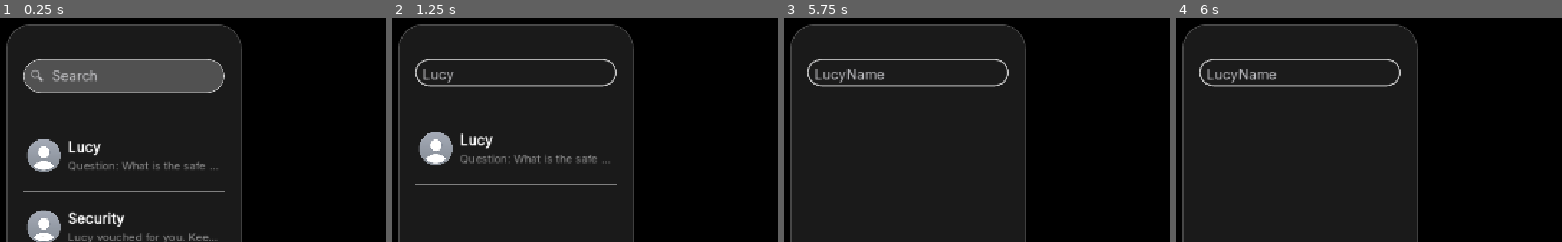
Above: before the commit, frames 1-4 (left to right).
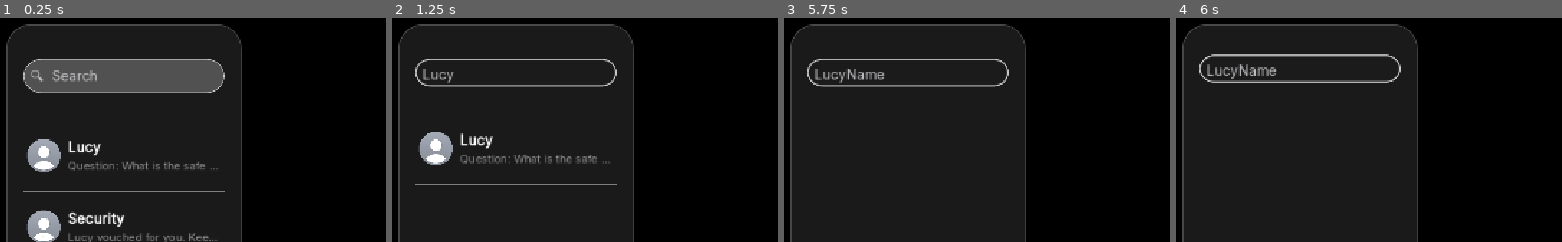
Above: after the commit, the same moments.

Repository: josephsmithberger/copy-paste-interrogate
Game: Godot game, scene res://scenes/main_window.tscn
Two runs of this game, one before a commit and one after it. Both use one fixed random seed, a clock stepped at 60 frames per second and the inputs below.
Inputs (mouse positions are % of the whole screen's width and height, from its top left):
- Up to frame 1 (0.25 s): no input
- Up to frame 2 (1.25 s): click (16, 13) at 0.52 s; type "Lucy" at 0.6 s
- Up to frame 3 (5.75 s): type "Name" at 1.25 s; tap Enter at 2, 3.5, 5 s; move the mouse to (74, 45) at 2.02 s; click (74, 45) at 2.17 s; tap Space at 2.75, 4.25 s; drag from (31, 55) to (46, 70) at 2.77 s; move the mouse to (62, 28) at 3.52 s; click (62, 28) at 3.67 s; drag from (46, 70) to (21, 35) at 4.27 s; move the mouse to (83, 65) at 5.02 s; click (83, 65) at 5.17 s
- Up to frame 4 (6 s): tap Space at 5.75 s; drag from (21, 35) to (36, 25) at 5.77 s
The pictures show only the part of the screen within x 0-50%, y 0-50%; the shares and areas given below are measured in that part.

Frames 1-3 are identical in both runs. In frame 4, 2.8% of the frame differs, in the area x 5-59%, y 16-31%.

Commit message:
scroll

Diff:
--- a/scenes/main_window.tscn
+++ b/scenes/main_window.tscn
@@ -9,6 +9,7 @@
 [ext_resource type="Texture2D" uid="uid://drxt0u0y3y1t5" path="res://assets/ui/symbols/Untitled-1.png" id="5_exmdq"]
 [ext_resource type="PackedScene" uid="uid://bi85ytusv3o3r" path="res://scenes/error_notification.tscn" id="6_k1aoa"]
 [ext_resource type="PackedScene" uid="uid://d4flp81kuwska" path="res://scenes/notification.tscn" id="9_c4u0h"]
+[ext_resource type="Script" uid="uid://chkas7saci2s5" path="res://scripts/ui/bouncy_scroll_container.gd" id="10_bounce"]
 
 [sub_resource type="StyleBoxFlat" id="StyleBoxFlat_pp484"]
 content_margin_left = 25.0
@@ -121,6 +122,9 @@
 layout_mode = 2
 follow_focus = true
 horizontal_scroll_mode = 0
+script = ExtResource("10_bounce")
+spring_damping = 12.0
+content_stretch = 0.08
 
 [node name="Chatlist" type="VBoxContainer" parent="MarginContainer/HSplitContainer/PanelContainer/ScrollContainer"]
 layout_mode = 2
@@ -166,6 +170,12 @@
 layout_mode = 2
 follow_focus = true
 horizontal_scroll_mode = 0
+script = ExtResource("10_bounce")
+max_overshoot = 240.0
+drag_resistance = 0.7000000000000001
+spring_stiffness = 120.0
+spring_damping = 12.0
+direction_change_boost = 0.8
 
 [node name="VBoxContainer" type="VBoxContainer" parent="MarginContainer/HSplitContainer/ChatView/ScrollContainer"]
 layout_mode = 2
--- /dev/null
+++ b/scripts/ui/bouncy_scroll_container.gd
@@ -0,0 +1,439 @@
+extends ScrollContainer
+class_name BouncyScrollContainer
+
+## A lightweight, iMessage-inspired spring scroll that adds a subtle bounce at the edges.
+## Attach to any ScrollContainer that should feel elastic without heavy tweens.
+
+@export var enable_vertical: bool = true
+@export var enable_horizontal: bool = false
+@export_range(16.0, 240.0, 1.0) var max_overshoot: float = 84.0
+@export_range(0.05, 1.0, 0.01) var drag_resistance: float = 0.32
+@export_range(120.0, 1200.0, 10.0) var spring_stiffness: float = 620.0
+@export_range(12.0, 160.0, 1.0) var spring_damping: float = 46.0
+@export_range(0.0, 0.08, 0.005) var content_stretch: float = 0.032
+@export var wave_max_children: int = 5
+@export_range(0.1, 0.95, 0.05) var wave_falloff: float = 0.6
+@export_range(0.0, 0.12, 0.005) var wave_strength: float = 0.045
+@export_range(0.0, 120.0, 0.5) var snap_threshold: float = 24.0
+@export_range(0.0, 0.08, 0.005) var in_bounds_stretch: float = 0.018
+@export_range(0.0, 0.08, 0.005) var in_bounds_wave_strength: float = 0.028
+@export_range(120.0, 2400.0, 10.0) var in_bounds_velocity_reference: float = 760.0
+@export_range(0.0, 0.8, 0.05) var direction_change_boost: float = 0.35
+
+const SPEED_SMOOTHING := 16.0
+const DIRECTION_BOOST_DECAY := 3.8
+
+const WHEEL_STEP := 48.0
+
+var _content: Control
+var _content_base_scale: Vector2 = Vector2.ONE
+var _overscroll_v: float = 0.0
+var _overscroll_h: float = 0.0
+var _velocity_v: float = 0.0
+var _velocity_h: float = 0.0
+var _dragging: bool = false
+var _drag_pointer_index: int = -1
+var _last_pointer_pos: Vector2 = Vector2.ZERO
+var _last_drag_time_v: float = 0.0
+var _last_drag_time_h: float = 0.0
+var _child_base_scales: Dictionary = {}
+var _snap_tween_v: Tween
+var _snap_tween_h: Tween
+var _snap_active_v: bool = false
+var _snap_active_h: bool = false
+var _last_scroll_position_v: float = 0.0
+var _smoothed_scroll_speed_v: float = 0.0
+var _last_scroll_direction_v: int = 0
+var _direction_boost_v: float = 0.0
+
+func _ready() -> void:
+	set_physics_process(true)
+	call_deferred("_ensure_content_ready")
+	_connect_scrollbars()
+	_capture_initial_scroll_positions()
+
+func _ensure_content_ready() -> void:
+	if get_child_count() == 0:
+		return
+	_content = get_child(0) as Control
+	if _content == null:
+		return
+	_content_base_scale = _content.scale
+	_child_base_scales.clear()
+	for child in _content.get_children():
+		_cache_child_scale(child)
+	if not _content.is_connected("child_entered_tree", Callable(self, "_on_content_child_entered")):
+		_content.child_entered_tree.connect(Callable(self, "_on_content_child_entered"))
+	if not _content.is_connected("child_exiting_tree", Callable(self, "_on_content_child_exiting")):
+		_content.child_exiting_tree.connect(Callable(self, "_on_content_child_exiting"))
+	_apply_offsets()
+
+func _cache_child_scale(node: Node) -> void:
+	if node is Control:
+		var ctrl := node as Control
+		_child_base_scales[ctrl] = ctrl.scale
+		if not ctrl.is_connected("tree_exiting", Callable(self, "_on_child_tree_exiting")):
+			ctrl.tree_exiting.connect(Callable(self, "_on_child_tree_exiting").bind(ctrl))
+
+func _on_content_child_entered(child: Node) -> void:
+	_cache_child_scale(child)
+	_apply_offsets()
+
+func _on_content_child_exiting(child: Node) -> void:
+	if child in _child_base_scales:
+		_child_base_scales.erase(child)
+	_apply_offsets()
+
+func _on_child_tree_exiting(ctrl: Control) -> void:
+	if ctrl in _child_base_scales:
+		_child_base_scales.erase(ctrl)
+
+func _connect_scrollbars() -> void:
+	var vbar := get_v_scroll_bar()
+	if vbar and not vbar.is_connected("value_changed", Callable(self, "_on_scrollbar_changed")):
+		vbar.value_changed.connect(Callable(self, "_on_scrollbar_changed"))
+	var hbar := get_h_scroll_bar()
+	if hbar and not hbar.is_connected("value_changed", Callable(self, "_on_scrollbar_changed")):
+		hbar.value_changed.connect(Callable(self, "_on_scrollbar_changed"))
+
+func _on_scrollbar_changed(_value: float) -> void:
+	_apply_offsets()
+
+func _physics_process(delta: float) -> void:
+	if not is_instance_valid(_content):
+		return
+	_update_scroll_metrics(delta)
+	if not _dragging:
+		var return_rate := 1.0 - exp(-spring_damping * delta)
+		if enable_vertical and not _snap_active_v and absf(_overscroll_v) > 0.01:
+			_overscroll_v = lerpf(_overscroll_v, 0.0, return_rate)
+			_velocity_v = 0.0
+		if enable_horizontal and not _snap_active_h and absf(_overscroll_h) > 0.01:
+			_overscroll_h = lerpf(_overscroll_h, 0.0, return_rate)
+			_velocity_h = 0.0
+	_apply_offsets()
+
+func _gui_input(event: InputEvent) -> void:
+	if event is InputEventMouseButton:
+		var mouse_event := event as InputEventMouseButton
+		if mouse_event.button_index == MOUSE_BUTTON_LEFT:
+			if mouse_event.pressed:
+				_start_drag(mouse_event.position, mouse_event.device)
+				accept_event()
+				return
+			else:
+				_end_drag()
+				accept_event()
+				return
+		elif mouse_event.pressed and mouse_event.button_index in [MOUSE_BUTTON_WHEEL_UP, MOUSE_BUTTON_WHEEL_DOWN, MOUSE_BUTTON_WHEEL_LEFT, MOUSE_BUTTON_WHEEL_RIGHT]:
+			var wheel_handled := _handle_mouse_wheel(mouse_event)
+			if wheel_handled:
+				accept_event()
+			return
+	elif event is InputEventMouseMotion and _dragging:
+		var motion := event as InputEventMouseMotion
+		_handle_pointer_delta(motion.position - _last_pointer_pos)
+		_last_pointer_pos = motion.position
+		accept_event()
+		return
+	elif event is InputEventPanGesture:
+		var pan := event as InputEventPanGesture
+		var handled := _handle_pan_delta(-pan.delta)
+		if handled:
+			accept_event()
+			return
+
+func _start_drag(pointer_position: Vector2, pointer_index: int) -> void:
+	_dragging = true
+	_drag_pointer_index = pointer_index
+	_last_pointer_pos = pointer_position
+	_last_drag_time_v = Time.get_ticks_msec() / 1000.0
+	_last_drag_time_h = _last_drag_time_v
+	_cancel_snapback(true)
+	_cancel_snapback(false)
+	_velocity_v = 0.0
+	_velocity_h = 0.0
+
+func _end_drag() -> void:
+	_dragging = false
+	_drag_pointer_index = -1
+	_begin_snapback(true)
+	_begin_snapback(false)
+
+func _handle_pointer_delta(delta: Vector2) -> void:
+	var handled := false
+	if enable_vertical:
+		handled = _apply_axis_drag(delta.y, true) or handled
+	if enable_horizontal:
+		handled = _apply_axis_drag(delta.x, false) or handled
+	if not handled:
+		scroll_vertical -= int(delta.y)
+		scroll_horizontal -= int(delta.x)
+
+func _handle_pan_delta(delta: Vector2) -> bool:
+	var handled := false
+	if enable_vertical:
+		handled = _apply_axis_drag(delta.y, true) or handled
+	if enable_horizontal:
+		handled = _apply_axis_drag(delta.x, false) or handled
+	return handled
+
+func _handle_mouse_wheel(event: InputEventMouseButton) -> bool:
+	var step := WHEEL_STEP * maxf(1.0, absf(event.factor))
+	var handled := false
+	match event.button_index:
+		MOUSE_BUTTON_WHEEL_UP:
+			handled = _apply_axis_drag(step, true, false)
+		MOUSE_BUTTON_WHEEL_DOWN:
+			handled = _apply_axis_drag(-step, true, false)
+		MOUSE_BUTTON_WHEEL_LEFT:
+			handled = _apply_axis_drag(step, false, false)
+		MOUSE_BUTTON_WHEEL_RIGHT:
+			handled = _apply_axis_drag(-step, false, false)
+	return handled
+
+func _apply_axis_drag(delta: float, is_vertical: bool, update_velocity: bool = true) -> bool:
+	var bar: ScrollBar = null
+	if is_vertical:
+		bar = get_v_scroll_bar()
+	else:
+		bar = get_h_scroll_bar()
+	if bar == null:
+		return false
+	var prev_value: float = bar.value
+	var max_value: float = maxf(0.0, bar.max_value - bar.page)
+	var unclamped: float = prev_value - delta
+	var clamped: float = clampf(unclamped, 0.0, max_value)
+	bar.value = clamped
+	var consumed := absf(clamped - prev_value) > 0.05
+	if consumed:
+		if is_vertical:
+			# Blend any lingering overscroll back toward neutral while inside bounds.
+			_overscroll_v = lerpf(_overscroll_v, 0.0, 0.45)
+			if absf(_overscroll_v) < 0.1:
+				_overscroll_v = 0.0
+			_velocity_v = 0.0
+			_cancel_snapback(true)
+		else:
+			_overscroll_h = lerpf(_overscroll_h, 0.0, 0.45)
+			if absf(_overscroll_h) < 0.1:
+				_overscroll_h = 0.0
+			_velocity_h = 0.0
+			_cancel_snapback(false)
+		return true
+
+	# Edge pressure: convert drag delta into elastic offset with increasing resistance.
+	var current_overscroll := _overscroll_v if is_vertical else _overscroll_h
+	var normalized := 0.0
+	if max_overshoot > 0.0:
+		normalized = absf(current_overscroll) / max_overshoot
+	var resistance := 1.0 + normalized * 2.4
+	var applied := (delta * drag_resistance) / resistance
+	var next := current_overscroll + applied
+	next = _soft_limit(next, max_overshoot)
+	if update_velocity:
+		_update_drag_velocity(current_overscroll, next, is_vertical)
+	if is_vertical:
+		_overscroll_v = next
+	else:
+		_overscroll_h = next
+	return true
+
+func _update_drag_velocity(previous: float, current: float, is_vertical: bool) -> void:
+	var now := Time.get_ticks_msec() / 1000.0
+	var last := _last_drag_time_v if is_vertical else _last_drag_time_h
+	var dt := maxf(now - last, 0.0001)
+	var velocity := (current - previous) / dt
+	if is_vertical:
+		_velocity_v = velocity
+		_last_drag_time_v = now
+	else:
+		_velocity_h = velocity
+		_last_drag_time_h = now
+
+func _cancel_snapback(is_vertical: bool) -> void:
+	if is_vertical:
+		if _snap_tween_v and _snap_tween_v.is_running():
+			_snap_tween_v.kill()
+		_snap_tween_v = null
+		_snap_active_v = false
+	else:
+		if _snap_tween_h and _snap_tween_h.is_running():
+			_snap_tween_h.kill()
+		_snap_tween_h = null
+		_snap_active_h = false
+
+func _begin_snapback(is_vertical: bool) -> void:
+	if is_vertical:
+		if not enable_vertical:
+			return
+		var value := _overscroll_v
+		if absf(value) <= 0.01:
+			return
+		_cancel_snapback(true)
+		var magnitude: float = minf(absf(value), max_overshoot)
+		var normalized: float = clampf(magnitude / max_overshoot, 0.0, 1.0)
+		var duration: float = lerpf(0.18, 0.28, normalized)
+		var property := "_overscroll_v"
+		var overshoot_limit: float = maxf(snap_threshold, 0.001)
+		var overshoot_target: float = -signf(value) * minf(magnitude * 0.42, overshoot_limit)
+		var tween := create_tween()
+		tween.set_pause_mode(Tween.TWEEN_PAUSE_PROCESS)
+		if absf(overshoot_target) > 0.01:
+			tween.tween_property(self, property, overshoot_target, maxf(duration * 0.6, 0.1)).set_trans(Tween.TRANS_SINE).set_ease(Tween.EASE_OUT)
+			tween.tween_property(self, property, 0.0, maxf(duration * 0.55, 0.1)).set_trans(Tween.TRANS_CUBIC).set_ease(Tween.EASE_IN_OUT)
+		else:
+			tween.tween_property(self, property, 0.0, maxf(duration, 0.1)).set_trans(Tween.TRANS_SINE).set_ease(Tween.EASE_OUT)
+		_snap_tween_v = tween
+		_snap_active_v = true
+		_velocity_v = 0.0
+		_overscroll_v = value
+		_snap_tween_v.finished.connect(Callable(self, "_on_snap_finished").bind(true))
+	else:
+		if not enable_horizontal:
+			return
+		var value_h := _overscroll_h
+		if absf(value_h) <= 0.01:
+			return
+		_cancel_snapback(false)
+		var magnitude_h: float = minf(absf(value_h), max_overshoot)
+		var normalized_h: float = clampf(magnitude_h / max_overshoot, 0.0, 1.0)
+		var duration_h: float = lerpf(0.18, 0.28, normalized_h)
+		var property_h := "_overscroll_h"
+		var overshoot_limit_h: float = maxf(snap_threshold, 0.001)
+		var overshoot_target_h: float = -signf(value_h) * minf(magnitude_h * 0.42, overshoot_limit_h)
+		var tween_h := create_tween()
+		tween_h.set_pause_mode(Tween.TWEEN_PAUSE_PROCESS)
+		if absf(overshoot_target_h) > 0.01:
+			tween_h.tween_property(self, property_h, overshoot_target_h, maxf(duration_h * 0.6, 0.1)).set_trans(Tween.TRANS_SINE).set_ease(Tween.EASE_OUT)
+			tween_h.tween_property(self, property_h, 0.0, maxf(duration_h * 0.55, 0.1)).set_trans(Tween.TRANS_CUBIC).set_ease(Tween.EASE_IN_OUT)
+		else:
+			tween_h.tween_property(self, property_h, 0.0, maxf(duration_h, 0.1)).set_trans(Tween.TRANS_SINE).set_ease(Tween.EASE_OUT)
+		_snap_tween_h = tween_h
+		_snap_active_h = true
+		_velocity_h = 0.0
+		_overscroll_h = value_h
+		_snap_tween_h.finished.connect(Callable(self, "_on_snap_finished").bind(false))
+
+func _on_snap_finished(is_vertical: bool) -> void:
+	if is_vertical:
+		_snap_active_v = false
+		_snap_tween_v = null
+		_overscroll_v = 0.0
+		_velocity_v = 0.0
+	else:
+		_snap_active_h = false
+		_snap_tween_h = null
+		_overscroll_h = 0.0
+		_velocity_h = 0.0
+
+func _apply_offsets() -> void:
+	if _content == null:
+		return
+	# Base ScrollContainer offset (the internal scroll position) + elastic overshoot.
+	var base_offset := Vector2(-scroll_horizontal, -scroll_vertical)
+	var elastic_offset := Vector2(_overscroll_h, _overscroll_v)
+	_content.position = base_offset + elastic_offset
+	_apply_content_stretch()
+	_apply_child_wave()
+
+func _apply_content_stretch() -> void:
+	if _content == null:
+		return
+	var overscroll_amount := 0.0
+	if max_overshoot > 0.0:
+		overscroll_amount = clampf(absf(_overscroll_v) / max_overshoot, 0.0, 1.0)
+	var velocity_amount := clampf(absf(_smoothed_scroll_speed_v) / maxf(in_bounds_velocity_reference, 1.0), 0.0, 1.0)
+	velocity_amount = clampf(velocity_amount + _direction_boost_v, 0.0, 1.0)
+	var stretch_amount := (overscroll_amount * content_stretch) + (velocity_amount * in_bounds_stretch)
+	if stretch_amount <= 0.0005:
+		_content.scale = _content_base_scale
+		return
+	var direction := signf(_overscroll_v)
+	if absf(direction) < 0.01:
+		direction = -signf(_smoothed_scroll_speed_v)
+	if direction == 0.0 and _last_scroll_direction_v != 0:
+		direction = -float(_last_scroll_direction_v)
+	var stretch := clampf(1.0 + (stretch_amount * direction), 0.92, 1.08)
+	_content.pivot_offset = _content.size * 0.5
+	_content.scale = Vector2(_content_base_scale.x, _content_base_scale.y * stretch)
+
+func _apply_child_wave() -> void:
+	if _content == null:
+		_reset_child_wave()
+		return
+	var overscroll_amount := 0.0
+	if max_overshoot > 0.0:
+		overscroll_amount = clampf(absf(_overscroll_v) / max_overshoot, 0.0, 1.0)
+	var velocity_amount := clampf(absf(_smoothed_scroll_speed_v) / maxf(in_bounds_velocity_reference, 1.0), 0.0, 1.0)
+	velocity_amount = clampf(velocity_amount + _direction_boost_v, 0.0, 1.0)
+	var amplitude := (overscroll_amount * wave_strength) + (velocity_amount * in_bounds_wave_strength)
+	if amplitude <= 0.0005 or wave_max_children <= 0:
+		_reset_child_wave()
+		return
+	var direction := signf(_overscroll_v)
+	if absf(direction) < 0.01:
+		direction = -signf(_smoothed_scroll_speed_v)
+	if direction == 0.0 and _last_scroll_direction_v != 0:
+		direction = -float(_last_scroll_direction_v)
+	var applied := 0
+	for child in _content.get_children():
+		if not (child is Control):
+			continue
+		var ctrl := child as Control
+		var base_scale: Vector2 = _child_base_scales.get(ctrl, ctrl.scale)
+		if applied < wave_max_children:
+			var fall := pow(wave_falloff, float(applied))
+			var scale_factor := clampf(1.0 + (direction * amplitude * fall), 0.92, 1.08)
+			ctrl.pivot_offset = ctrl.size * 0.5
+			ctrl.scale = Vector2(base_scale.x, base_scale.y * scale_factor)
+			applied += 1
+		else:
+			ctrl.scale = base_scale
+
+func _reset_child_wave() -> void:
+	for key in _child_base_scales.keys():
+		if not is_instance_valid(key):
+			continue
+		var ctrl := key as Control
+		ctrl.scale = _child_base_scales[key]
+
+func _capture_initial_scroll_positions() -> void:
+	_last_scroll_position_v = scroll_vertical
+
+func _update_scroll_metrics(delta: float) -> void:
+	var dt := maxf(delta, 0.0001)
+	var smoothing := clampf(dt * SPEED_SMOOTHING, 0.0, 1.0)
+	if enable_vertical:
+		var current_v := scroll_vertical
+		var delta_v := current_v - _last_scroll_position_v
+		var speed_v := delta_v / dt
+		_smoothed_scroll_speed_v = lerpf(_smoothed_scroll_speed_v, speed_v, smoothing)
+		var direction_v := 0
+		if absf(speed_v) > 5.0:
+			direction_v = int(signf(speed_v))
+		if direction_v != 0 and direction_v != _last_scroll_direction_v:
+			_direction_boost_v = direction_change_boost
+		_direction_boost_v = maxf(_direction_boost_v - dt * DIRECTION_BOOST_DECAY, 0.0)
+		if direction_v != 0:
+			_last_scroll_direction_v = direction_v
+		elif _direction_boost_v <= 0.0001:
+			_last_scroll_direction_v = 0
+		_last_scroll_position_v = current_v
+	else:
+		_smoothed_scroll_speed_v = lerpf(_smoothed_scroll_speed_v, 0.0, smoothing)
+		_direction_boost_v = maxf(_direction_boost_v - dt * DIRECTION_BOOST_DECAY, 0.0)
+		if _direction_boost_v <= 0.0001:
+			_last_scroll_direction_v = 0
+		_last_scroll_position_v = scroll_vertical
+
+func _soft_limit(value: float, limit: float) -> float:
+	if limit <= 0.0:
+		return 0.0
+	var magnitude := absf(value)
+	var cap := limit * 0.96
+	if magnitude <= cap:
+		return value
+	var excess := magnitude - cap
+	var softened := cap + (excess / (1.0 + excess))
+	return signf(value) * minf(softened, limit)
Not shown: 1 places in scenes/main_window.tscn that only renumber resources
Not shown, added: scripts/ui/bouncy_scroll_container.gd.uid
